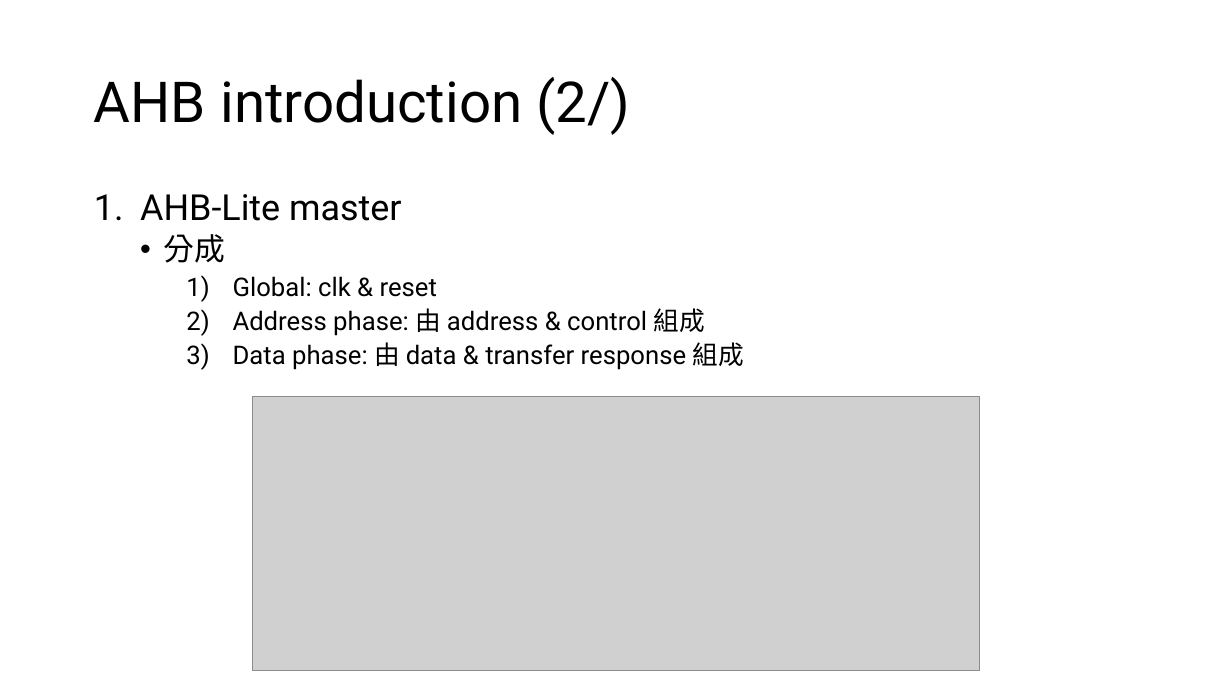
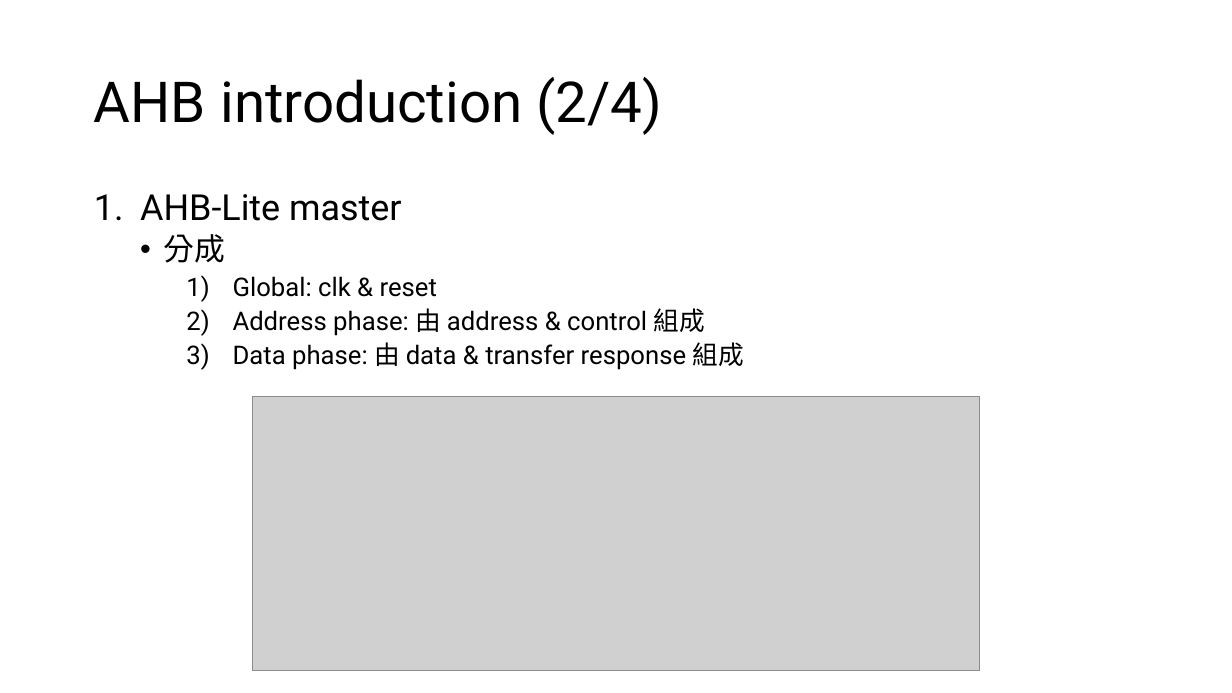
Before and after one commit to s9001055/DV_learning, a slide deck: slide 11 of AMBA/AMBA_learning.pptx. Drawn at 1232x693 pixels with LibreOffice and Linux fonts; fonts in the diff are those of the drawing; grey boxes stand for pictures. Boxes give left, top, right and bottom in pixels: in the first picture for what was removed or moved away, otherwise in the second. Text is boxed around its words. In the diff, an @@ line names an element or a change of style, - is before the commit and + after.

```diff
--- a/AMBA/AMBA_learning.pptx
+++ b/AMBA/AMBA_learning.pptx
@@ title at box(94, 77, 662, 135): text changed @@
-AHB introduction (2/)
+AHB introduction (2/4)
```
Also in this commit, not shown: 4 other slides changed, 6 slides added, 1 other file.
